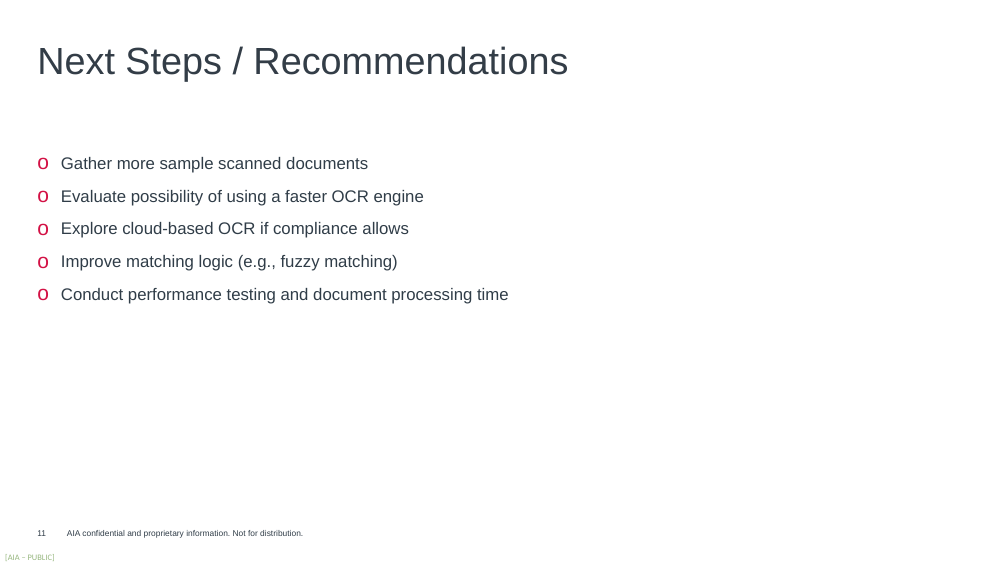
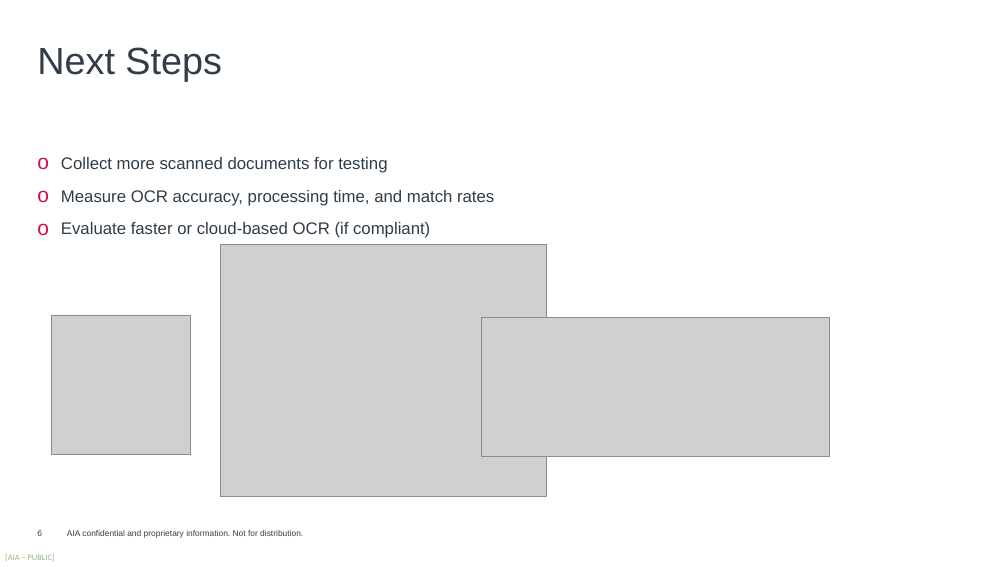
Before and after one commit to harrysokool/AIA-work, a slide deck: slide 6 of powerpoint/automate_doctor_checking-draft.pptx (slide 11 before the commit). Drawn at 1008x567 pixels with LibreOffice and Linux fonts; fonts in the diff are those of the drawing; grey boxes stand for pictures; background and template pictures are left out. Boxes give left, top, right and bottom in pixels: in the first picture for what was removed or moved away, otherwise in the second. Text is boxed around its words. In the diff, an @@ line names an element or a change of style, - is before the commit and + after.

```diff
--- a/powerpoint/automate_doctor_checking-draft.pptx
+++ b/powerpoint/automate_doctor_checking-draft.pptx
@@ text at <box>37,47,222,81</box>: text changed @@
-Next Steps / Recommendations
+Next Steps
@@ text removed at <box>61,157,509,304</box> @@
-o Gather more sample scanned documents
-o Evaluate possibility of using a faster OCR engine
-o Explore cloud-based OCR if compliance allows
-o Improve matching logic (e.g., fuzzy matching)
-o Conduct performance testing and document processing time
@@ text added at <box>61,157,494,238</box>, 16 pt, text #303D48 @@
+o Collect more scanned documents for testing
+o Measure OCR accuracy, processing time, and match rates
+o Evaluate faster or cloud-based OCR (if compliant)
@@ picture added at <box>221,244,547,496</box> @@
@@ picture added at <box>51,315,190,454</box> @@
@@ picture added at <box>482,318,830,457</box> @@
@@ page number at <box>37,530,42,536</box>: text changed @@
-11
+6
```
Also in this commit, not shown: 3 other slides changed, 2 slides added, 7 slides removed, 1 other file.
